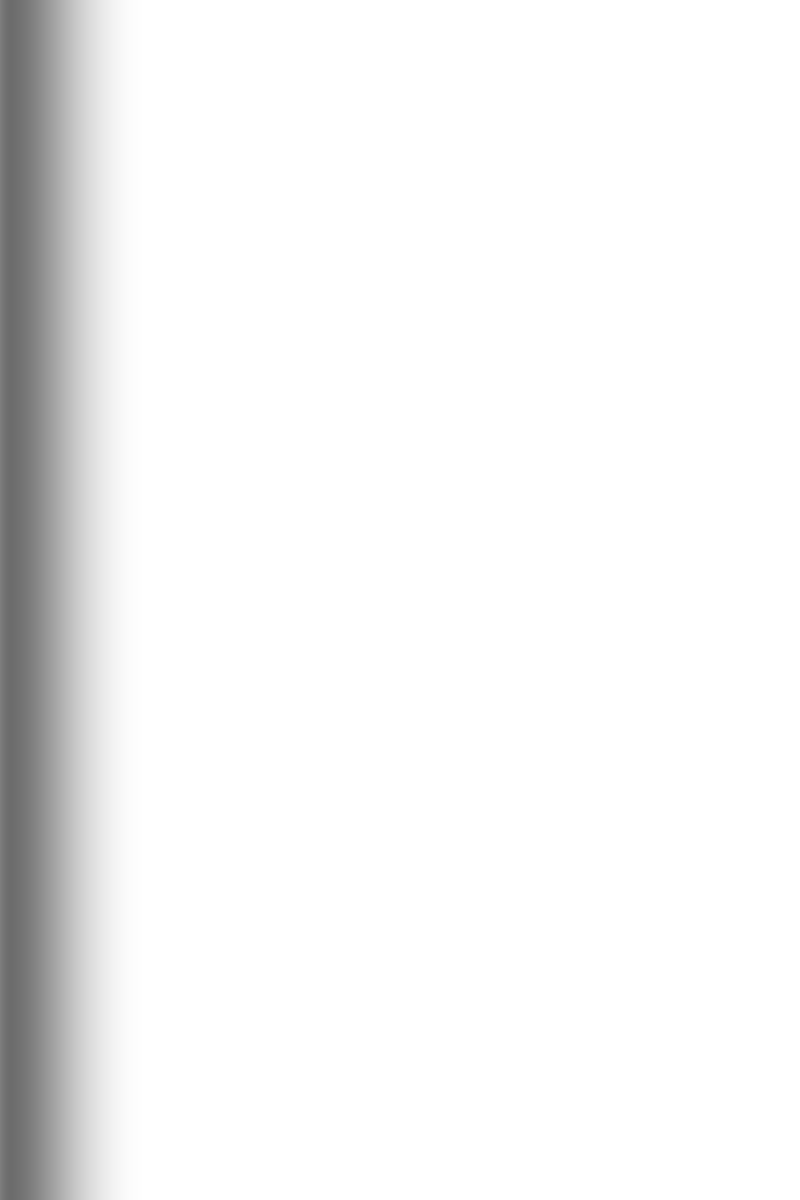
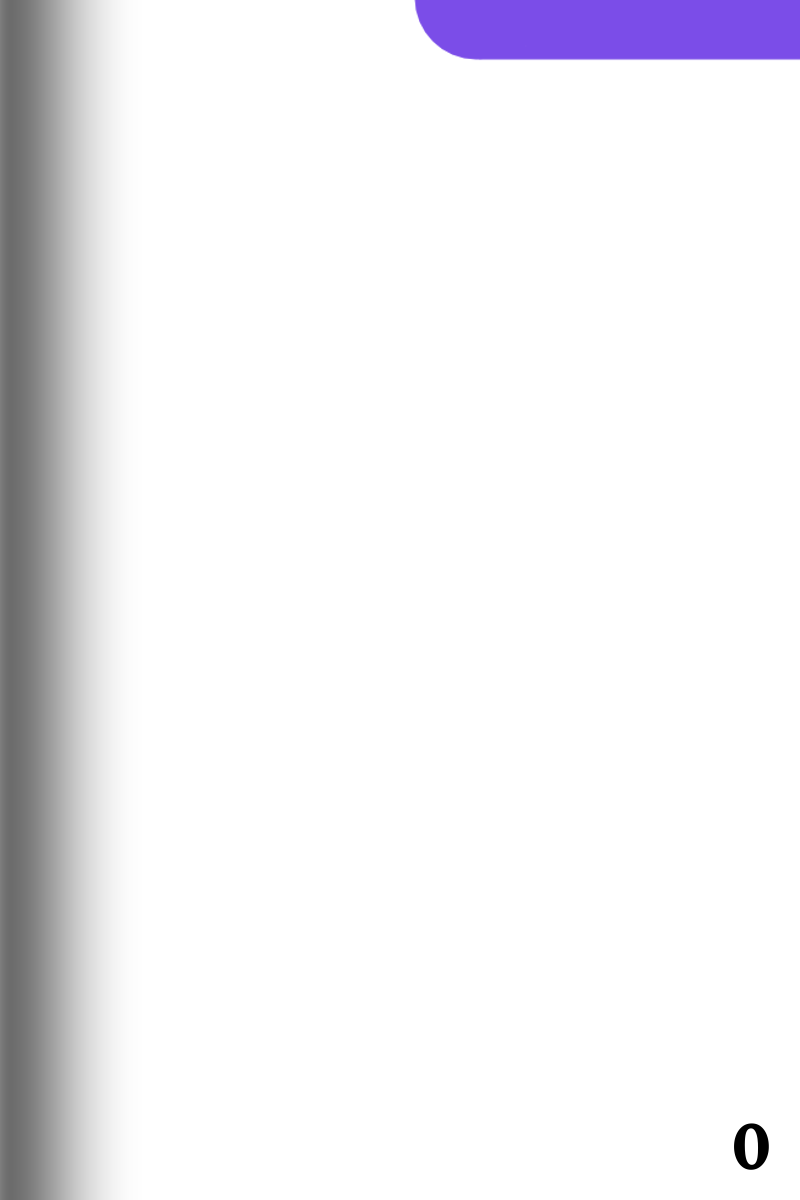
Layer changes from the first (800, 1200) image to the second:
added group "DONT TOUCH" with 3 layers over 414, 0, 800, 1170
added layer "Purple Bit" in group "DONT TOUCH" over 414, 0, 800, 61
renamed "background" to "Shadow", moved it into group "DONT TOUCH", painted on it over 414, 0, 800, 1170
moved "Background" into group "DONT TOUCH", painted on it over 414, 0, 800, 1170
